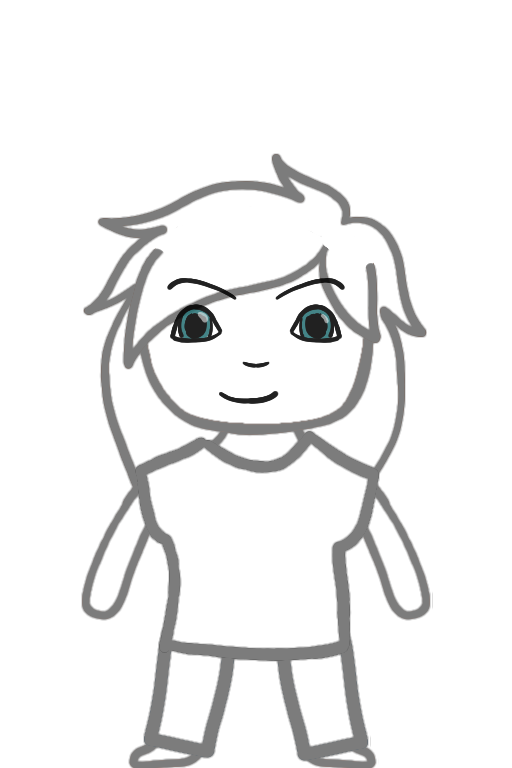
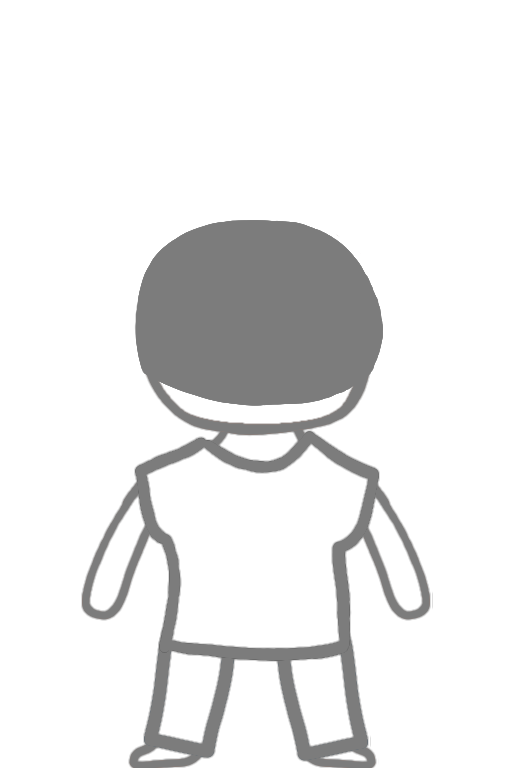
Layer changes from the first (512, 768) image to the second:
added layer "Short hair back" above "Top" over [83,153,427,488]
painted on "Paint Layer 40" over [99,320,427,488]
painted on "Paint Layer 38" over [116,448,384,488]
hid group "Hair Front" (2 layers) over [83,153,427,488]
painted on "Copy of Paint Layer 27" over [83,153,427,488]
painted on "Paint Layer 27" over [83,153,427,488]
painted on "Paint Layer 19(pasted)" over [83,153,427,488]
painted on "Paint Layer 18" over [83,153,427,488]
painted on "Copy of Paint Layer 14" over [83,153,427,488]
painted on "Paint Layer 14" over [83,153,427,488]
painted on "Paint Layer 17" over [83,153,427,488]
hid group "Hair Back" (2 layers) over [83,153,427,488]
painted on "Copy of Paint Layer 28" over [83,153,427,488]
painted on "Paint Layer 28" over [83,153,427,488]
